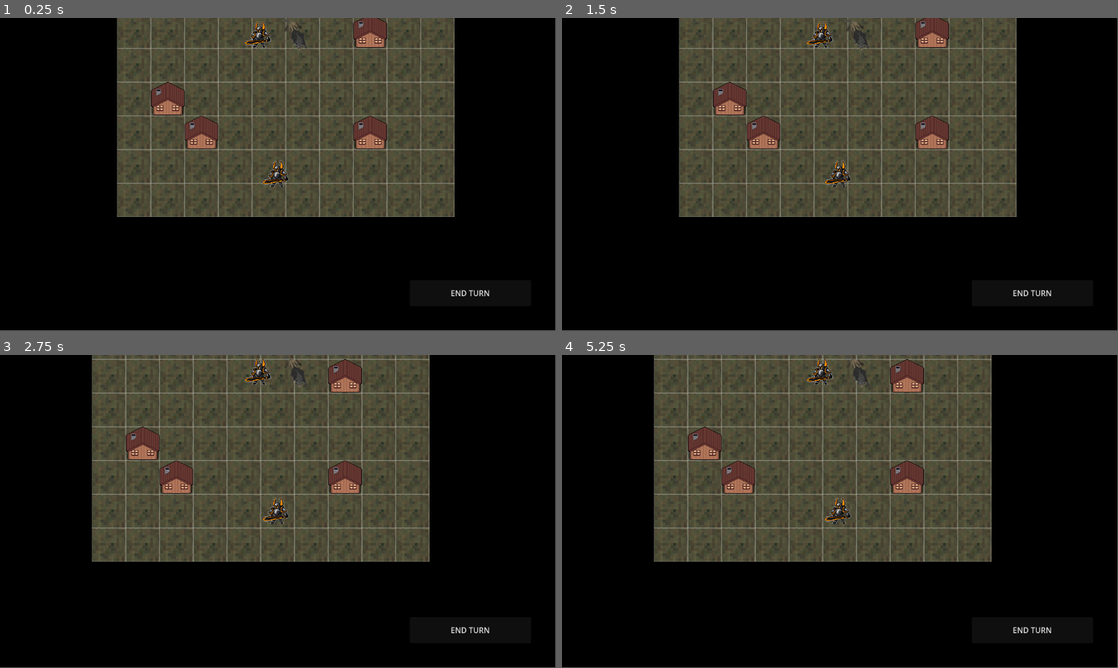
Above: before the commit, frames 1-4 (two rows, left to right).
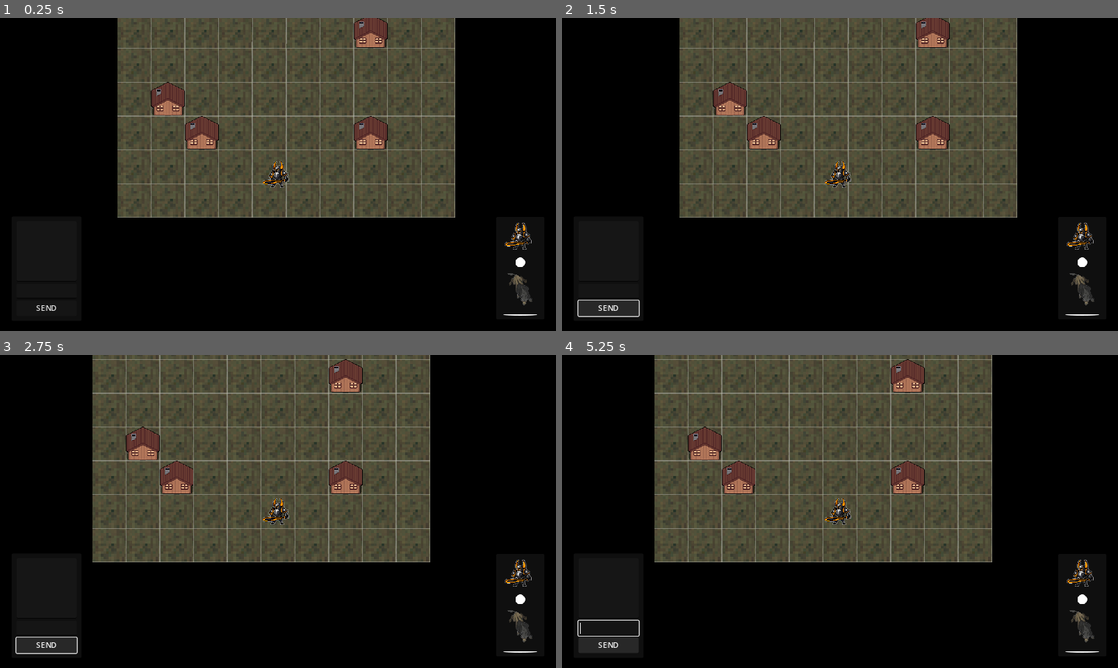
Above: after the commit, the same moments.

Repository: Valar1415/Seed
Game: Godot game, scene res://world.tscn
Two runs of this game, one before a commit and one after it. Both use one fixed random seed, a clock stepped at 60 frames per second and the inputs below.
Inputs (mouse positions are in pixels of both pictures, inside the frame that each line leads up to):
- Up to frame 1 (0.25 s): no input
- Up to frame 2 (1.5 s): click (1034, 293) at 0.5 s, where only the run before the commit has a clickable "END TURN"; click (606, 309) at 1.25 s, where only the run after the commit has a clickable "SEND"
- Up to frame 3 (2.75 s): tap Enter at 2 s; hold Right (ui_right) from 2.03 s (still down)
- Up to frame 4 (5.25 s): tap Space at 2.75, 4.25 s; release Right (ui_right) at 2.78 s; hold Down (ui_down) 2.78-3.53 s; tap Enter at 3.5, 5 s; hold Right (ui_right) 3.53-4.28 s; hold Up (ui_up) 4.28-5.03 s; hold Left (ui_left) from 5.03 s (still down)
In our replay, the window is 799x449 before the commit and 800x450 after it. These sizes can differ from the game's own. Grey fills any space a smaller window leaves; there, only what the larger window draws over its background counts as a difference.

The runs differ from the first frame. In frame 1, 3.5% of the frame differs, in the area x 6-97%, y 0-96%; in frame 2, 4.1%, in the area x 2-97%, y 0-96%; in frame 3, 4.0%; in frame 4, 4.0%.

Commit message:
Initiative v1, turn manager, world, characters, chatbox

Diff:
--- /dev/null
+++ b/Characters/NPCs/enemy.gd
@@ -0,0 +1,5 @@
+extends Area2D
+class_name Enemy
+
+var health : int
+var damage : int
--- /dev/null
+++ b/Characters/NPCs/enemy.tscn
@@ -0,0 +1,17 @@
+[gd_scene load_steps=3 format=3 uid="uid://bokv72bg2mrd1"]
+
+[sub_resource type="RectangleShape2D" id="RectangleShape2D_tsq02"]
+size = Vector2(70, 70)
+
+[sub_resource type="PlaceholderTexture2D" id="PlaceholderTexture2D_fioy4"]
+size = Vector2(70, 70)
+
+[node name="Enemy" type="Area2D"]
+collision_layer = 4
+collision_mask = 7
+
+[node name="CollisionShape2D" type="CollisionShape2D" parent="."]
+shape = SubResource("RectangleShape2D_tsq02")
+
+[node name="Sprite2D" type="Sprite2D" parent="."]
+texture = SubResource("PlaceholderTexture2D_fioy4")
--- /dev/null
+++ b/Characters/NPCs/wolf.gd
@@ -0,0 +1,15 @@
+extends Area2D
+
+
+
+@export var max_health := 24
+@export var health := 24
+
+
+
+func take_damage(amount):
+	health -= amount
+	%HealthBar.value = health
+	%HealthLbl.text = str("health" + "/" + "max_health")
+	if health <= 0:
+		%DeathIcon.show()
--- /dev/null
+++ b/Characters/NPCs/wolf.tscn
@@ -0,0 +1,158 @@
+[gd_scene load_steps=10 format=3 uid="uid://datrxqa6qokki"]
+
+[ext_resource type="Script" path="res://Characters/NPCs/wolf.gd" id="1_hss73"]
+[ext_resource type="Texture2D" uid="uid://2dtig25mr8rl" path="res://Characters/NPCs/Wolf.png" id="1_pv62c"]
+[ext_resource type="FontFile" uid="uid://cv44u08rsmf26" path="res://temp/Aleo-Black.ttf" id="3_5j0x8"]
+[ext_resource type="Texture2D" uid="uid://cjd24kt8iifgi" path="res://temp/X.png" id="4_ijghc"]
+
+[sub_resource type="RectangleShape2D" id="RectangleShape2D_ryv6h"]
+size = Vector2(70, 70)
+
+[sub_resource type="StyleBoxFlat" id="StyleBoxFlat_b1c87"]
+bg_color = Color(0, 0, 0, 0.290196)
+corner_radius_top_left = 4
+corner_radius_top_right = 4
+corner_radius_bottom_right = 4
+corner_radius_bottom_left = 4
+
+[sub_resource type="StyleBoxFlat" id="StyleBoxFlat_ysyy3"]
+bg_color = Color(0.486275, 0.768627, 0.541176, 1)
+corner_radius_top_left = 4
+corner_radius_top_right = 4
+corner_radius_bottom_right = 4
+corner_radius_bottom_left = 4
+
+[sub_resource type="StyleBoxFlat" id="StyleBoxFlat_yjtkx"]
+bg_color = Color(0, 0, 0, 0.290196)
+corner_radius_top_left = 4
+corner_radius_top_right = 4
+corner_radius_bottom_right = 4
+corner_radius_bottom_left = 4
+
+[sub_resource type="StyleBoxFlat" id="StyleBoxFlat_l2a8i"]
+bg_color = Color(0.486275, 0.607843, 0.768627, 1)
+corner_radius_top_left = 4
+corner_radius_top_right = 4
+corner_radius_bottom_right = 4
+corner_radius_bottom_left = 4
+
+[node name="Wolf" type="Area2D"]
+script = ExtResource("1_hss73")
+
+[node name="Sprite2D" type="Sprite2D" parent="."]
+texture = ExtResource("1_pv62c")
+
+[node name="CollisionShape2D" type="CollisionShape2D" parent="."]
+shape = SubResource("RectangleShape2D_ryv6h")
+
+[node name="Control" type="Control" parent="."]
+layout_mode = 3
+anchors_preset = 8
+anchor_left = 0.5
+anchor_top = 0.5
+anchor_right = 0.5
+anchor_bottom = 0.5
+offset_left = -35.0
+offset_top = -35.0
+offset_right = 35.0
+offset_bottom = 35.0
+grow_horizontal = 2
+grow_vertical = 2
+
+[node name="HealthBar" type="ProgressBar" parent="Control"]
+unique_name_in_owner = true
+layout_mode = 1
+anchors_preset = 7
+anchor_left = 0.5
+anchor_top = 1.0
+anchor_right = 0.5
+anchor_bottom = 1.0
+offset_left = -35.0
+offset_top = -94.0
+offset_right = 35.0
+offset_bottom = -84.0
+grow_horizontal = 2
+grow_vertical = 0
+theme_override_styles/background = SubResource("StyleBoxFlat_b1c87")
+theme_override_styles/fill = SubResource("StyleBoxFlat_ysyy3")
+max_value = 24.0
+step = 1.0
+value = 24.0
+show_percentage = false
+
+[node name="HealthLbl" type="Label" parent="Control/HealthBar"]
+unique_name_in_owner = true
+layout_mode = 1
+anchors_preset = 8
+anchor_left = 0.5
+anchor_top = 0.5
+anchor_right = 0.5
+anchor_bottom = 0.5
+offset_left = -21.5
+offset_top = -11.5
+offset_right = 21.5
+offset_bottom = 11.5
+grow_horizontal = 2
+grow_vertical = 2
+theme_override_constants/outline_size = 3
+theme_override_fonts/font = ExtResource("3_5j0x8")
+theme_override_font_sizes/font_size = 8
+text = "24/24"
+horizontal_alignment = 1
+vertical_alignment = 1
+
+[node name="ArmorBar" type="ProgressBar" parent="Control"]
+layout_mode = 1
+anchors_preset = 7
+anchor_left = 0.5
+anchor_top = 1.0
+anchor_right = 0.5
+anchor_bottom = 1.0
+offset_left = -35.0
+offset_top = -84.0
+offset_right = 35.0
+offset_bottom = -74.0
+grow_horizontal = 2
+grow_vertical = 0
+theme_override_styles/background = SubResource("StyleBoxFlat_yjtkx")
+theme_override_styles/fill = SubResource("StyleBoxFlat_l2a8i")
+max_value = 1.0
+step = 1.0
+show_percentage = false
+
+[node name="ArmorLbl" type="Label" parent="Control/ArmorBar"]
+layout_mode = 1
+anchors_preset = 8
+anchor_left = 0.5
+anchor_top = 0.5
+anchor_right = 0.5
+anchor_bottom = 0.5
+offset_left = -21.5
+offset_top = -11.0
+offset_right = 21.5
+offset_bottom = 12.0
+grow_horizontal = 2
+grow_vertical = 2
+theme_override_constants/outline_size = 3
+theme_override_fonts/font = ExtResource("3_5j0x8")
+theme_override_font_sizes/font_size = 8
+text = "0/0"
+horizontal_alignment = 1
+vertical_alignment = 1
+
+[node name="DeathIcon" type="TextureRect" parent="Control"]
+unique_name_in_owner = true
+visible = false
+layout_mode = 1
+anchors_preset = 8
+anchor_left = 0.5
+anchor_top = 0.5
+anchor_right = 0.5
+anchor_bottom = 0.5
+offset_left = -35.0
+offset_top = -35.0
+offset_right = 35.0
+offset_bottom = 35.0
+grow_horizontal = 2
+grow_vertical = 2
+texture = ExtResource("4_ijghc")
--- a/Characters/player.gd
+++ b/Characters/PCs/player.gd
@@ -17,7 +17,6 @@
 			move(Vector2.LEFT)
 		elif  event.is_action_pressed("ui_right"):
 			move(Vector2.RIGHT)
-
 
 
 func move(direction: Vector2):
--- a/Characters/player.tscn
+++ b/Characters/PCs/player.tscn
@@ -1,7 +1,7 @@
 [gd_scene load_steps=4 format=3 uid="uid://dtvrsm7py3m6y"]
 
-[ext_resource type="Texture2D" uid="uid://b3442xm58r22h" path="res://Characters/Knighter.png" id="1_ccq13"]
-[ext_resource type="Script" path="res://Characters/player.gd" id="1_e5ccn"]
+[ext_resource type="Texture2D" uid="uid://b3442xm58r22h" path="res://Characters/PCs/Knighter.png" id="1_ccq13"]
+[ext_resource type="Script" path="res://Characters/PCs/player.gd" id="1_e5ccn"]
 
 [sub_resource type="RectangleShape2D" id="RectangleShape2D_vaaew"]
 size = Vector2(70, 70)
@@ -18,21 +18,23 @@
 
 [node name="Camera2D" type="Camera2D" parent="."]
 
-[node name="CanvasLayer" type="CanvasLayer" parent="."]
+[node name="GUI_P1" type="CanvasLayer" parent="."]
+process_mode = 4
+visible = false
 
-[node name="EndTurnButton" type="Button" parent="CanvasLayer"]
+[node name="EndTurnButton" type="Button" parent="GUI_P1"]
 anchors_preset = 3
 anchor_left = 1.0
 anchor_top = 1.0
 anchor_right = 1.0
 anchor_bottom = 1.0
-offset_left = -302.0
+offset_left = -407.0
 offset_top = -104.0
-offset_right = -50.0
+offset_right = -155.0
 offset_bottom = -50.0
 grow_horizontal = 0
 grow_vertical = 0
 size_flags_vertical = 8
 text = "END TURN"
 
-[connection signal="pressed" from="CanvasLayer/EndTurnButton" to="." method="_on_end_turn_button_pressed"]
+[connection signal="pressed" from="GUI_P1/EndTurnButton" to="." method="_on_end_turn_button_pressed"]
--- a/Characters/wolf.tscn
+++ /dev/null
@@ -1,14 +0,0 @@
-[gd_scene load_steps=3 format=3 uid="uid://datrxqa6qokki"]
-
-[ext_resource type="Texture2D" uid="uid://2dtig25mr8rl" path="res://Characters/Wolf.png" id="1_pv62c"]
-
-[sub_resource type="RectangleShape2D" id="RectangleShape2D_ryv6h"]
-size = Vector2(70, 70)
-
-[node name="Wolf" type="Area2D"]
-
-[node name="Sprite2D" type="Sprite2D" parent="."]
-texture = ExtResource("1_pv62c")
-
-[node name="CollisionShape2D" type="CollisionShape2D" parent="."]
-shape = SubResource("RectangleShape2D_ryv6h")
--- a/Tile Sets/Bounds.tres
+++ b/Tile Sets/Bounds.tres
@@ -1,6 +1,6 @@
 [gd_resource type="TileSet" load_steps=3 format=3 uid="uid://dmji8m5imu7ws"]
 
-[ext_resource type="Texture2D" uid="uid://bh02306nnvirn" path="res://Environment/Bounds.png" id="1_lvnny"]
+[ext_resource type="Texture2D" uid="uid://bh02306nnvirn" path="res://temp/Bounds.png" id="1_lvnny"]
 
 [sub_resource type="TileSetAtlasSource" id="TileSetAtlasSource_2kme5"]
 texture = ExtResource("1_lvnny")
--- a/Tile Sets/Ground.tres
+++ b/Tile Sets/Ground.tres
@@ -1,6 +1,6 @@
 [gd_resource type="TileSet" load_steps=3 format=3 uid="uid://dhy45riix4ao6"]
 
-[ext_resource type="Texture2D" uid="uid://bybeg1kqy4osa" path="res://Environment/Ground_tex.png" id="1_uxoco"]
+[ext_resource type="Texture2D" uid="uid://bybeg1kqy4osa" path="res://temp/Ground_tex.png" id="1_uxoco"]
 
 [sub_resource type="TileSetAtlasSource" id="TileSetAtlasSource_8s6un"]
 texture = ExtResource("1_uxoco")
--- a/Tile Sets/Houses.tres
+++ b/Tile Sets/Houses.tres
@@ -1,6 +1,6 @@
 [gd_resource type="TileSet" load_steps=3 format=3 uid="uid://bwdkad5r1bl6f"]
 
-[ext_resource type="Texture2D" uid="uid://c3p72unurxp4u" path="res://Environment/House.png" id="1_esugb"]
+[ext_resource type="Texture2D" uid="uid://c3p72unurxp4u" path="res://temp/House.png" id="1_esugb"]
 
 [sub_resource type="TileSetAtlasSource" id="TileSetAtlasSource_s7dw2"]
 texture = ExtResource("1_esugb")
--- /dev/null
+++ b/Utility/DiceRoll/DiceRoll.gd
@@ -0,0 +1,58 @@
+extends Node
+
+# A dictionary to store the number of sides for each type of die
+var dice_sides = {
+	"d4": 4,
+	"d6": 6,
+	"d8": 8,
+	"d10": 10,
+	"d12": 12
+}
+
+# Main function to handle all types of rolls
+func roll(roll_command: String) -> int:
+	# Split the roll command (e.g., "2d6+3" or "d6")
+	var matches = roll_command.split("d")
+
+	# Determine if it's a single die or multiple dice with modifiers
+	if matches.size() == 2:
+		var count = 1
+		if matches[0] != "":
+			count = int(matches[0])  # How many dice to roll
+
+		var sides_and_modifier = matches[1].split("+")
+		var sides = int(sides_and_modifier[0])  # Number of sides on the dice
+		var modifier = 0
+
+		if sides_and_modifier.size() > 1:
+			modifier = int(sides_and_modifier[1])  # Modifier if present
+
+		# Roll the dice and sum the results
+		var total = 0
+		for i in range(count):
+			total += randi_range(1, sides)
+
+		return total + modifier
+
+	# If it's just a single die type without numbers (e.g., "d6")
+	elif matches.size() == 1 and dice_sides.has(roll_command):
+		var sides = dice_sides[roll_command]
+		return randi_range(1, sides)
+
+	else:
+		print("Invalid roll command: ", roll_command)
+		return 0
+
+# Example usage
+#func _ready():
+	## Rolling a single d6
+	#var result_single = roll("d6")
+	#print("Single d6 roll result: ", result_single)
+#
+	## Rolling 3d6 dice
+	#var result_multiple = roll("3d6")
+	#print("Multiple d6 rolls result: ", result_multiple)
+#
+	## Custom roll command like "2d6+3"
+	#var result_custom = roll("2d6+3")
+	#print("Custom roll (2d6+3) result: ", result_custom)
--- /dev/null
+++ b/Utility/DiceRoll/DiceRoll.tscn
@@ -0,0 +1,6 @@
+[gd_scene load_steps=2 format=3 uid="uid://bnkdx8hdbbal3"]
+
+[ext_resource type="Script" path="res://Utility/DiceRoll/DiceRoll.gd" id="1_6mlk6"]
+
+[node name="DiceRoll" type="Node"]
+script = ExtResource("1_6mlk6")
--- /dev/null
+++ b/Utility/Initiative Bar/InitiativeManager.gd
@@ -0,0 +1,19 @@
+extends Resource
+class_name InitiativeManager
+
+var init_order = []
+
+#var init_order : int:
+	#get: return init_order
+	#set(value):
+		#turn = value
+		#match turn:
+			#ALLY_TURN: emit_signal("ally_turn_started")
+			#ENEMY_TURN: emit_signal("enemy_turn_started")
+
+
+func set_initiative_order(entries):
+	for i in entries:
+		i.append()
+
+	init_order.sort()
--- /dev/null
+++ b/Utility/Initiative Bar/InitiativeManager.tres
@@ -0,0 +1,6 @@
+[gd_resource type="Resource" load_steps=2 format=3 uid="uid://cyggdcfywrg3s"]
+
+[ext_resource type="Script" path="res://Utility/Initiative Bar/InitiativeManager.gd" id="1_piwm3"]
+
+[resource]
+script = ExtResource("1_piwm3")
--- a/Utility/TurnManager.tres
+++ b/Utility/TurnManager/TurnManager.tres
@@ -1,6 +1,6 @@
 [gd_resource type="Resource" script_class="TurnManager" load_steps=2 format=3 uid="uid://rn7e6p24234v"]
 
-[ext_resource type="Script" path="res://Utility/TurnManager.gd" id="1_53wtn"]
+[ext_resource type="Script" path="res://Utility/TurnManager/TurnManager.gd" id="1_53wtn"]
 
 [resource]
 script = ExtResource("1_53wtn")
--- a/project.godot
+++ b/project.godot
@@ -14,6 +14,15 @@
 run/main_scene="res://world.tscn"
 config/features=PackedStringArray("4.3", "Forward Plus")
 config/icon="res://icon.svg"
+
+[autoload]
+
+DiceRoll="*res://Utility/DiceRoll/DiceRoll.gd"
+
+[display]
+
+window/stretch/mode="canvas_items"
+window/stretch/aspect="expand"
 
 [input]
 
@@ -54,3 +63,8 @@
 
 2d_physics/layer_1="player"
 2d_physics/layer_2="world"
+2d_physics/layer_3="Enemy"
+
+[rendering]
+
+textures/canvas_textures/default_texture_filter=0
--- a/Environment/House.tscn
+++ b/temp/House.tscn
@@ -1,6 +1,6 @@
 [gd_scene load_steps=3 format=3 uid="uid://db54cn32nr35l"]
 
-[ext_resource type="Texture2D" uid="uid://c3p72unurxp4u" path="res://Environment/House.png" id="1_cg3na"]
+[ext_resource type="Texture2D" uid="uid://c3p72unurxp4u" path="res://temp/House.png" id="1_cg3na"]
 
 [sub_resource type="RectangleShape2D" id="RectangleShape2D_qvdon"]
 size = Vector2(70, 70)
--- a/world.gd
+++ b/world.gd
@@ -1,8 +1,12 @@
 extends Node2D
 
-var turnManager = preload("res://Utility/TurnManager.tres")
+var turnManager = preload("res://Utility/TurnManager/TurnManager.tres")
+var initManager = preload("res://Utility/Initiative Bar/InitiativeManager.tres")
 
 @onready var player = $Player
+
+# Chat
+
 
 func _ready():
 	ally_turn_start()
@@ -11,9 +15,13 @@
 
 	player.connect("turn_end", Callable(self, "turn_end"))
 
+	DiceRoll.roll("d6")
+	print(DiceRoll.roll("d6"))
+
 func ally_turn_start():
 	player.turn = true
 	print("ally turn")
+
 
 func enemy_turn_start():
 	print("enemy turn")
@@ -23,3 +31,9 @@
 	print("turn end")
 	player.turn = false
 	turnManager.turn = TurnManager.ENEMY_TURN
+
+#func pass_initiative(init):
+	#
+	#
+	#await player_inits
+	#initManager.set_initiative_order()
--- a/world.tscn
+++ b/world.tscn
@@ -1,31 +1,37 @@
-[gd_scene load_steps=9 format=4 uid="uid://5ssn378etleb"]
+[gd_scene load_steps=11 format=4 uid="uid://5ssn378etleb"]
 
-[ext_resource type="PackedScene" uid="uid://dtvrsm7py3m6y" path="res://Characters/player.tscn" id="1_8siv5"]
+[ext_resource type="PackedScene" uid="uid://dtvrsm7py3m6y" path="res://Characters/PCs/player.tscn" id="1_8siv5"]
 [ext_resource type="TileSet" uid="uid://dhy45riix4ao6" path="res://Tile Sets/Ground.tres" id="1_33e52"]
 [ext_resource type="TileSet" uid="uid://dmji8m5imu7ws" path="res://Tile Sets/Bounds.tres" id="1_douwk"]
 [ext_resource type="Script" path="res://world.gd" id="1_o32pj"]
 [ext_resource type="TileSet" uid="uid://bwdkad5r1bl6f" path="res://Tile Sets/Houses.tres" id="2_n4sac"]
-[ext_resource type="PackedScene" uid="uid://datrxqa6qokki" path="res://Characters/wolf.tscn" id="5_8ysdf"]
-[ext_resource type="Texture2D" uid="uid://b3442xm58r22h" path="res://Characters/Knighter.png" id="7_5dtii"]
-[ext_resource type="Texture2D" uid="uid://2dtig25mr8rl" path="res://Characters/Wolf.png" id="8_g07uy"]
+[ext_resource type="PackedScene" uid="uid://datrxqa6qokki" path="res://Characters/NPCs/wolf.tscn" id="5_8ysdf"]
+[ext_resource type="Texture2D" uid="uid://b3442xm58r22h" path="res://Characters/PCs/Knighter.png" id="7_5dtii"]
+[ext_resource type="Texture2D" uid="uid://2dtig25mr8rl" path="res://Characters/NPCs/Wolf.png" id="8_g07uy"]
+[ext_resource type="Texture2D" uid="uid://chsf6uoky73wj" path="res://Utility/Initiative Bar/Circle.png" id="8_uvgr3"]
+[ext_resource type="Texture2D" uid="uid://de6sqv73p5d2o" path="res://Utility/Initiative Bar/Line.png" id="10_e3rxe"]
 
 [node name="World" type="Node2D"]
 script = ExtResource("1_o32pj")
 
 [node name="TileMap" type="TileMap" parent="."]
 format = 2
+metadata/_edit_lock_ = true
 
 [node name="Bounds" type="TileMapLayer" parent="TileMap"]
 tile_map_data = PackedByteArray("AADv//r/AQAAAAAAAADv//v/AQAAAAAAAADv//z/AQAAAAAAAADv//3/AQAAAAAAAADv//7/AQAAAAAAAADv// …(26880 unchanged characters)…
 tile_set = ExtResource("1_douwk")
+metadata/_edit_lock_ = true
 
 [node name="Ground" type="TileMapLayer" parent="TileMap"]
 tile_map_data = PackedByteArray("AAAAAAAAAAAAAAAAAAAAAAEAAAAAAAAAAAAAAAIAAAAAAAAAAAAAAAMAAAAAAAAAAAAAAAQAAAAAAAAAAAAAAA …(1520 unchanged characters)…
 tile_set = ExtResource("1_33e52")
+metadata/_edit_lock_ = true
 
 [node name="Houses" type="TileMapLayer" parent="TileMap"]
 tile_map_data = PackedByteArray("AAABAAYAAAAAAAAAAAAHAAQAAAAAAAAAAAABAAEAAAAAAAAAAAACAAEAAAAAAAAAAAACAAIAAAAAAAAAAAACAAcAAAAAAAAAAAAHAAcAAAAAAAAAAAA=")
 tile_set = ExtResource("2_n4sac")
+metadata/_edit_lock_ = true
 
 [node name="Wolf" parent="." instance=ExtResource("5_8ysdf")]
 position = Vector2(315, 104)
@@ -35,27 +41,85 @@
 
 [node name="GUI" type="CanvasLayer" parent="."]
 
-[node name="Control" type="Control" parent="GUI"]
-layout_mode = 3
+[node name="InitiativeBar" type="MarginContainer" parent="GUI"]
 anchors_preset = 15
 anchor_right = 1.0
 anchor_bottom = 1.0
 grow_horizontal = 2
 grow_vertical = 2
+size_flags_vertical = 4
+theme_override_constants/margin_left = 24
+theme_override_constants/margin_top = 24
+theme_override_constants/margin_right = 24
+theme_override_constants/margin_bottom = 24
+metadata/_edit_lock_ = true
+
+[node name="PanelContainer" type="PanelContainer" parent="GUI/InitiativeBar"]
+custom_minimum_size = Vector2(100, 0)
+layout_mode = 2
+size_flags_horizontal = 8
+size_flags_vertical = 8
+
+[node name="HBoxContainer" type="VBoxContainer" parent="GUI/InitiativeBar/PanelContainer"]
+layout_mode = 2
 size_flags_horizontal = 4
+size_flags_vertical = 4
 
-[node name="HBoxContainer" type="HBoxContainer" parent="GUI/Control"]
-layout_mode = 1
-anchors_preset = 5
-anchor_left = 0.5
-anchor_right = 0.5
-grow_horizontal = 2
+[node name="1" type="TextureRect" parent="GUI/InitiativeBar/PanelContainer/HBoxContainer"]
+custom_minimum_size = Vector2(0, 80)
+layout_mode = 2
 size_flags_horizontal = 4
+size_flags_vertical = 4
+texture = ExtResource("7_5dtii")
+stretch_mode = 3
 
-[node name="123" type="TextureRect" parent="GUI/Control/HBoxContainer"]
+[node name="Circle" type="TextureRect" parent="GUI/InitiativeBar/PanelContainer/HBoxContainer"]
 layout_mode = 2
-texture = ExtResource("7_5dtii")
+texture = ExtResource("8_uvgr3")
+stretch_mode = 3
 
-[node name="456" type="TextureRect" parent="GUI/Control/HBoxContainer"]
+[node name="2" type="TextureRect" parent="GUI/InitiativeBar/PanelContainer/HBoxContainer"]
+custom_minimum_size = Vector2(0, 80)
 layout_mode = 2
 texture = ExtResource("8_g07uy")
+stretch_mode = 3
+
+[node name="Line" type="TextureRect" parent="GUI/InitiativeBar/PanelContainer/HBoxContainer"]
+layout_mode = 2
+texture = ExtResource("10_e3rxe")
+stretch_mode = 3
+
+[node name="PanelContainer" type="PanelContainer" parent="GUI"]
+custom_minimum_size = Vector2(50, 0)
+offset_left = 24.0
+offset_top = 411.0
+offset_right = 169.0
+offset_bottom = 626.0
+size_flags_horizontal = 0
+size_flags_vertical = 8
+
+[node name="MarginContainer" type="MarginContainer" parent="GUI/PanelContainer"]
+layout_mode = 2
+theme_override_constants/margin_left = 10
+theme_override_constants/margin_top = 10
+theme_override_constants/margin_right = 10
+theme_override_constants/margin_bottom = 10
+
+[node name="VBoxContainer" type="VBoxContainer" parent="GUI/PanelContainer/MarginContainer"]
+layout_mode = 2
+size_flags_vertical = 8
+
+[node name="TextEdit" type="TextEdit" parent="GUI/PanelContainer/MarginContainer/VBoxContainer"]
+custom_minimum_size = Vector2(125, 125)
+layout_mode = 2
+size_flags_vertical = 8
+editable = false
+
+[node name="LineEdit" type="LineEdit" parent="GUI/PanelContainer/MarginContainer/VBoxContainer"]
+layout_mode = 2
+size_flags_vertical = 8
+
+[node name="Enter" type="Button" parent="GUI/PanelContainer/MarginContainer/VBoxContainer"]
+layout_mode = 2
+size_flags_vertical = 8
+text = "SEND"
Renamed: Characters/Wolf.png -> Characters/NPCs/Wolf.png
Not shown, changed: Characters/NPCs/Wolf.png.import
Renamed: Characters/Knighter.png -> Characters/PCs/Knighter.png
Not shown, added: Characters/PCs/Knighter.png.import
Binary file added: Utility/Initiative Bar/Circle.png
Not shown, changed: Utility/Initiative Bar/Circle.png.import
Binary file added: Utility/Initiative Bar/Line.png
Not shown, added: Utility/Initiative Bar/Line.png.import
Renamed: Utility/TurnManager.gd -> Utility/TurnManager/TurnManager.gd
Binary file added: temp/Aleo-Black.ttf
Not shown, added: temp/Aleo-Black.ttf.import
Renamed: Environment/Bounds.png -> temp/Bounds.png
(and 7 more such lines)
